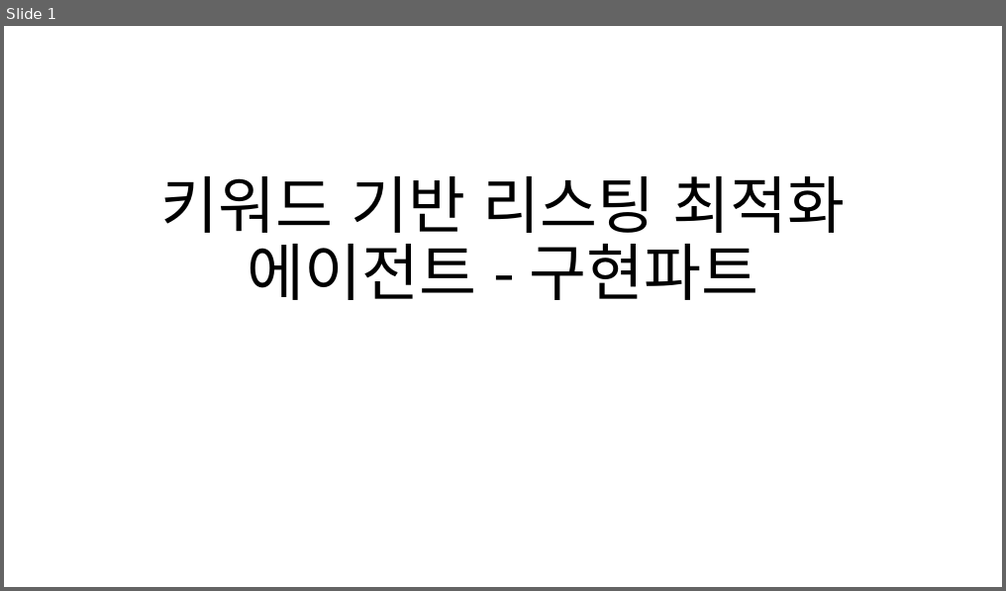
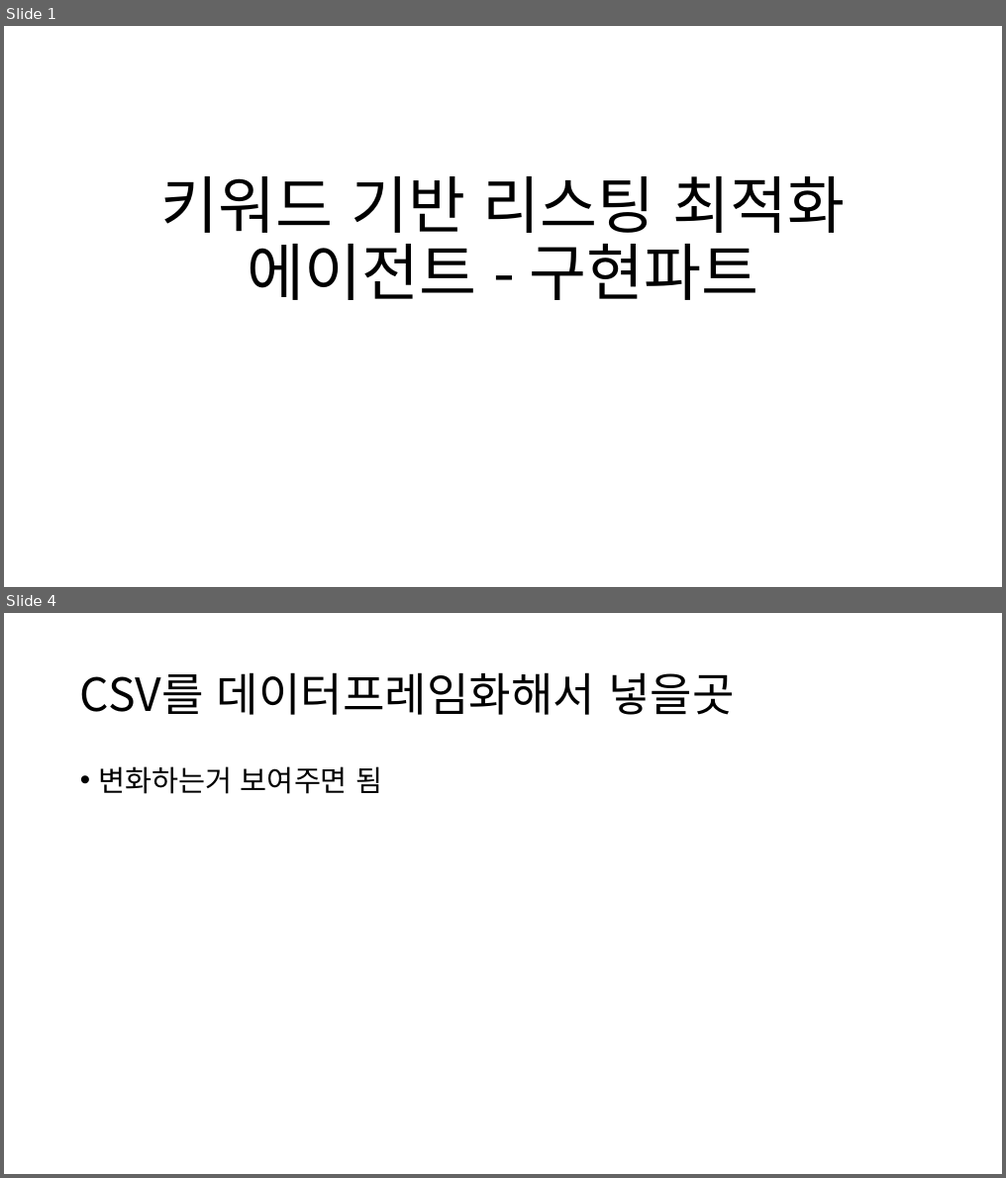
Before and after one commit to semistone97/pjt-SEO, a slide deck: jskim/키워드 기반 리스팅 최적화 에이전트 - 구현파트.pptx. Shown one above the other, each under a label of ours: slide 1 before the commit, slides 1 and 4 after it; the slides between them are not shown. The pictures are 1006x591 and 1006x1178 pixels, drawn with LibreOffice and Linux fonts; fonts in the diff are those of the drawing. Boxes give left, top, right and bottom in pixels: in the first picture for what was removed or moved away, otherwise in the second. Text is boxed around its words. In the diff, an @@ line names an element or a change of style, - is before the commit and + after.

```diff
--- a/jskim/키워드 기반 리스팅 최적화 에이전트 - 구현파트.pptx
+++ b/jskim/키워드 기반 리스팅 최적화 에이전트 - 구현파트.pptx
@@ slide 4 added at [4,613,1002,1174], background #FFFFFF @@
@@ title added at [80,672,734,715], 44 pt, text #000000 @@
+CSV를 데이터프레임화해서 넣을곳
@@ text added at [99,766,382,794], 28 pt, text #000000 @@
+• 변화하는거 보여주면 됨
```
Also in this commit, not shown: 5 slides changed, 4 other slides added, 7 other files.
